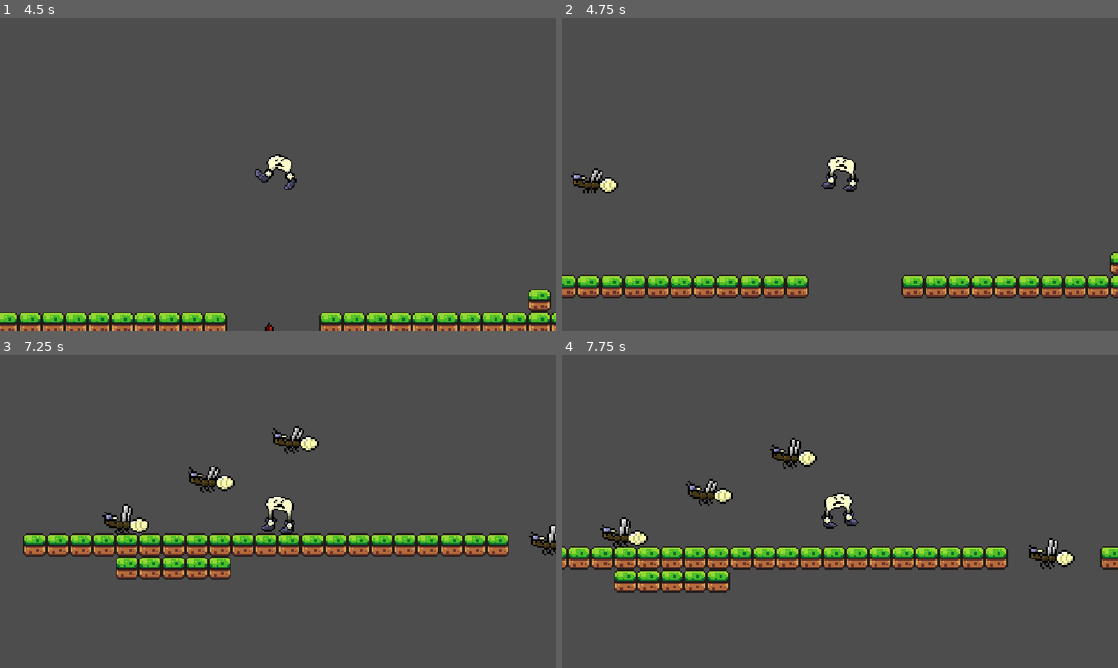
Above: before the commit, frames 1-4 (two rows, left to right).
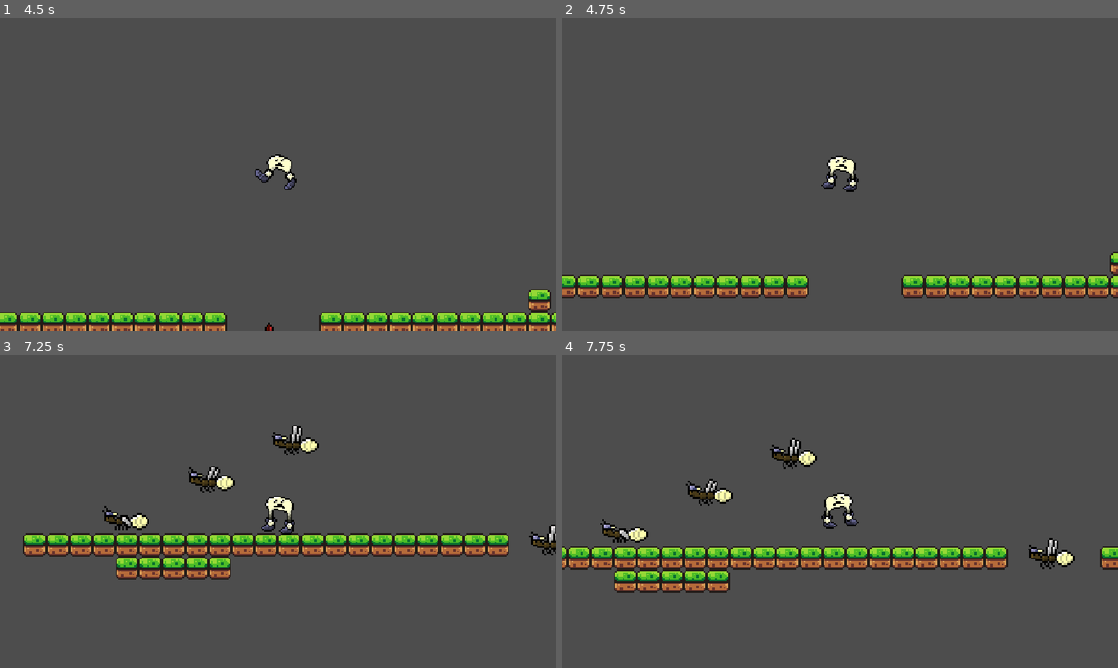
Above: after the commit, the same moments.

Repository: menlojacob/MoonShoesGame
Game: Godot game, scene res://Scenes/test_level.tscn
Two runs of this game, one before a commit and one after it. Both use one fixed random seed, a clock stepped at 60 frames per second and the inputs below. This scene is started directly instead of the project's main scene.
Inputs:
- Up to frame 1 (4.5 s): hold Space (jump) 0.53-1.28 s; hold Right (move_right) 0.53-2.03 s; tap Shift (Dash) at 1.35, 3.6 s; tap Space (jump) at 1.52, 1.55, 1.82, 2.85, 3.02, 3.32 s; hold Left (move_left) 2.03-2.78 s; hold Space (jump) 2.03-2.78 s; tap S (ground_pound) at 2.1, 4.35 s; hold Right (move_right) 2.78-4.28 s; hold Space (jump) 3.53-4.28 s; hold Left (move_left) from 4.28 s (still down)
- Up to frame 2 (4.75 s): keep holding Left (move_left); tap Space (jump) at 4.52, 4.55 s
- Up to frame 3 (7.25 s): tap Space (jump) at 4.82, 6.02, 6.05, 6.32 s; release Left (move_left) at 5.03 s; hold Right (move_right) 5.03-5.78 s; hold Space (jump) 5.03-5.78 s; tap Enter at 5.75 s; hold Left (move_left) from 5.78 s (still down); tap Shift (Dash) at 5.85 s; hold Space (jump) from 6.53 s (still down); tap S (ground_pound) at 6.6 s
- Up to frame 4 (7.75 s): release Left (move_left) at 7.28 s; release Space (jump) at 7.28 s; hold Right (move_right) from 7.28 s (still down); tap Space (jump) at 7.35, 7.52 s

Frame 1 is identical in both runs. In frame 2, 0.4% of the frame differs, in the area x 1-11%, y 48-56%; in frame 3, 0.7%, in the area x 18-58%, y 22-58%; in frame 4, 0.4%.

Commit message:
extend enemy respawn timer

Diff:
--- a/Scripts/enemy_controller.gd
+++ b/Scripts/enemy_controller.gd
@@ -30,7 +30,7 @@
 		alive = false
 		died.emit()
 
-		get_tree().create_timer(3).timeout.connect(func():
+		get_tree().create_timer(5).timeout.connect(func():
 			if not alive:
 				respawn()
 		)
